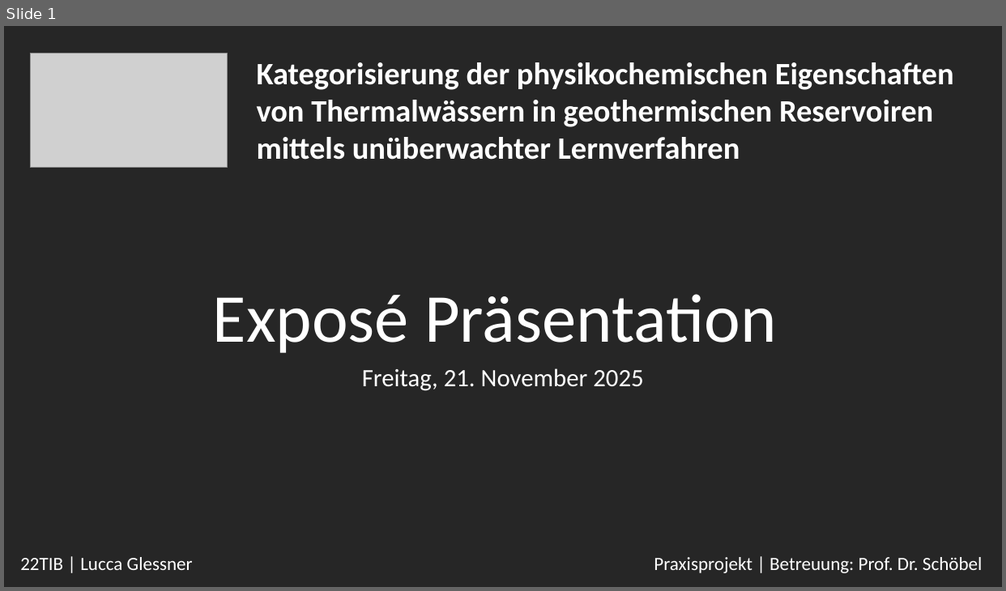
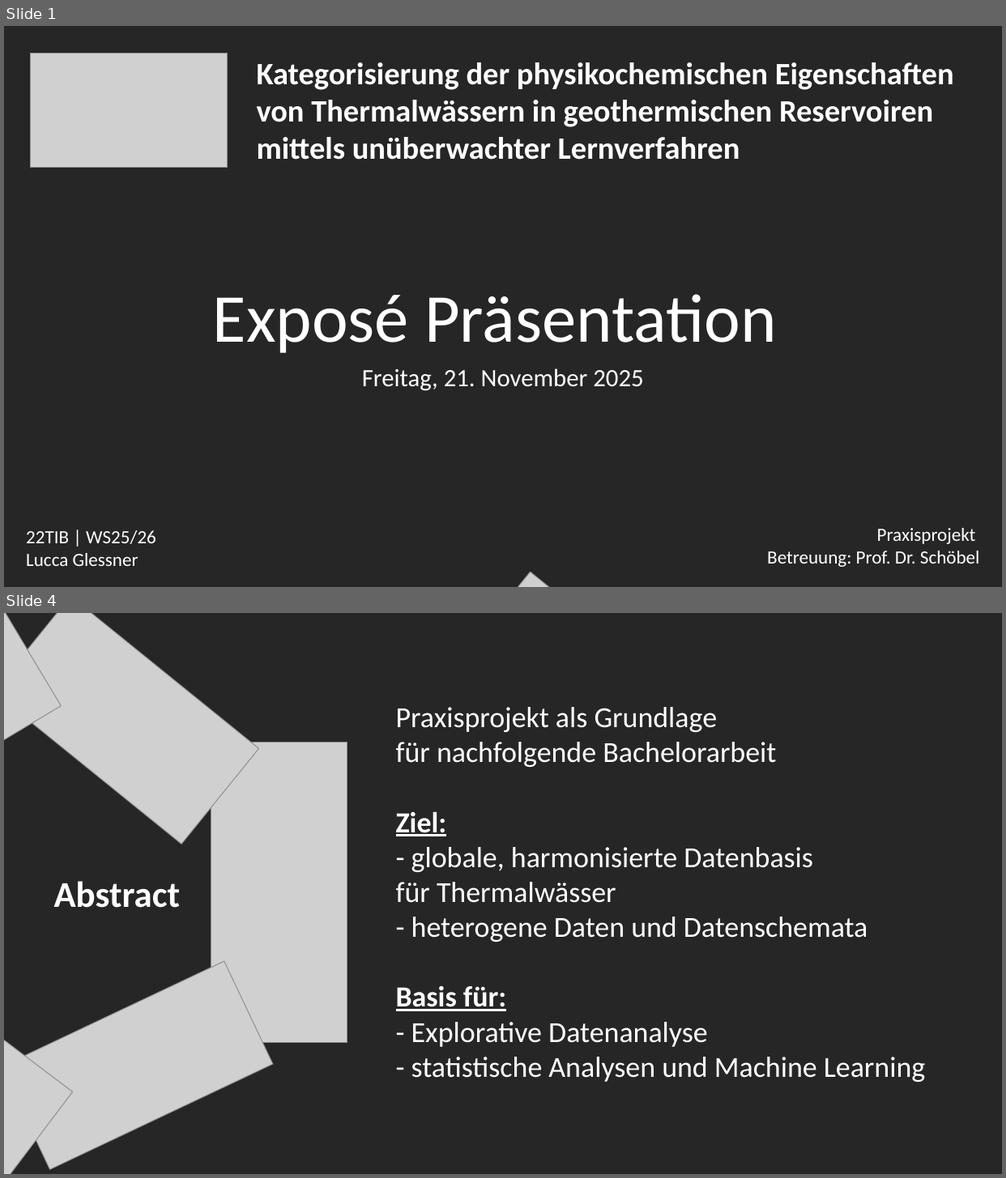
Before and after one commit to luccaglessner/Abschlussarbeit, a slide deck: Abschlussarbeit Bearbeitung/Exposé Praxisprojekt/Präsentation_Exposé_Praxisprojekt.pptx. Shown one above the other, each under a label of ours: slide 1 before the commit, slides 1 and 4 after it; the slides between them are not shown. The pictures are 1006x591 and 1006x1178 pixels, drawn with LibreOffice and Linux fonts; fonts in the diff are those of the drawing; grey boxes stand for pictures; background and template pictures are left out. Boxes give left, top, right and bottom in pixels: in the first picture for what was removed or moved away, otherwise in the second. Text is boxed around its words. In the diff, an @@ line names an element or a change of style, - is before the commit and + after.

```diff
--- a/Abschlussarbeit Bearbeitung/Exposé Praxisprojekt/Präsentation_Exposé_Praxisprojekt.pptx
+++ b/Abschlussarbeit Bearbeitung/Exposé Praxisprojekt/Präsentation_Exposé_Praxisprojekt.pptx
@@ slide 4 added at (4, 613, 1002, 1174), background #262626 @@
@@ picture added at (4, 613, 259, 844) @@
@@ picture added at (4, 613, 62, 830) @@
@@ text added at (396, 707, 925, 1082), 28 pt, text #FFFFFF @@
+Praxisprojekt als Grundlage
+für nachfolgende Bachelorarbeit
+Ziel:
+- globale, harmonisierte Datenbasis
+für Thermalwässer
+- heterogene Daten und Datenschemata
+Basis für:
+- Explorative Datenanalyse
+- statistische Analysen und Machine Learning
@@ picture added at (211, 743, 347, 1043) @@
@@ text added at (4, 824, 181, 952), 48 pt, text none, bold @@
+Exposé
+Präsentation
@@ text added at (54, 881, 181, 908), 35 pt, text #FFFFFF, bold @@
+Abstract
@@ picture added at (4, 949, 73, 1174) @@
@@ picture added at (4, 961, 273, 1170) @@
@@ slide 1 changed as well @@
@@ text at (26, 531, 156, 566): text changed @@
-22TIB | Lucca Glessner
+22TIB | WS25/26
+Lucca Glessner
@@ text at (767, 528, 980, 567): text changed @@
-Praxisprojekt | Betreuung: Prof. Dr. Schöbel
+Praxisprojekt
+Betreuung: Prof. Dr. Schöbel
@@ picture added at (453, 572, 718, 587) @@
```
Also in this commit, not shown: 7 other slides added, 1 slide removed, 2 other files.
